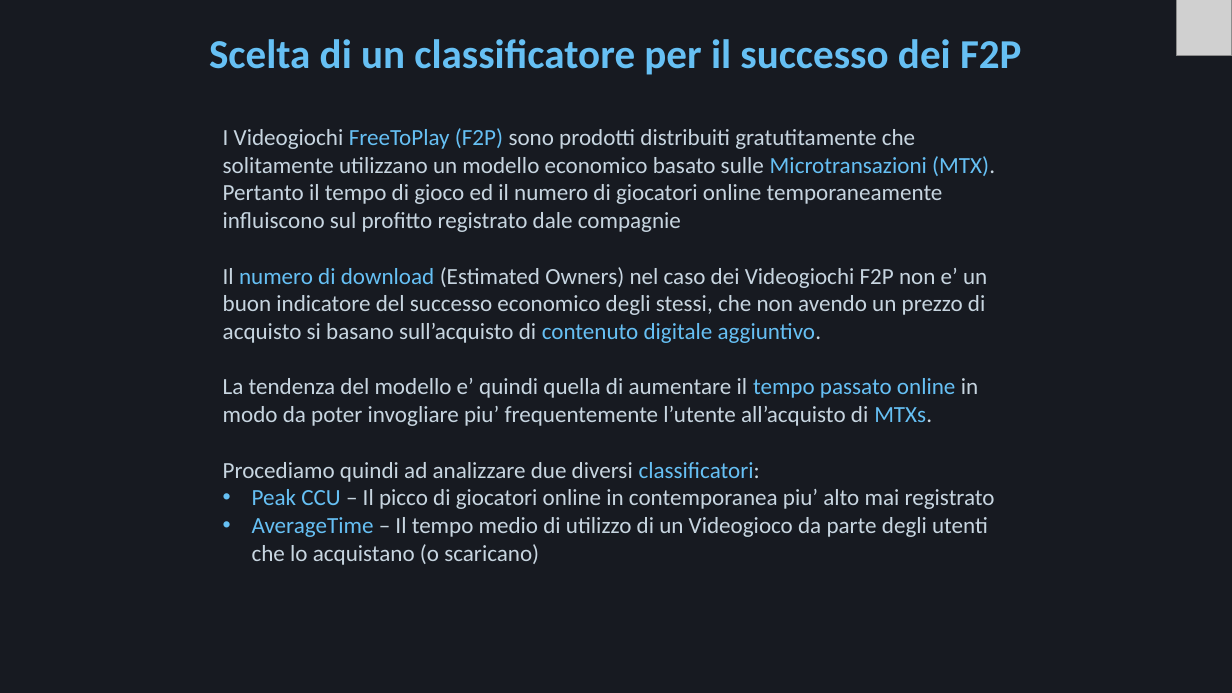
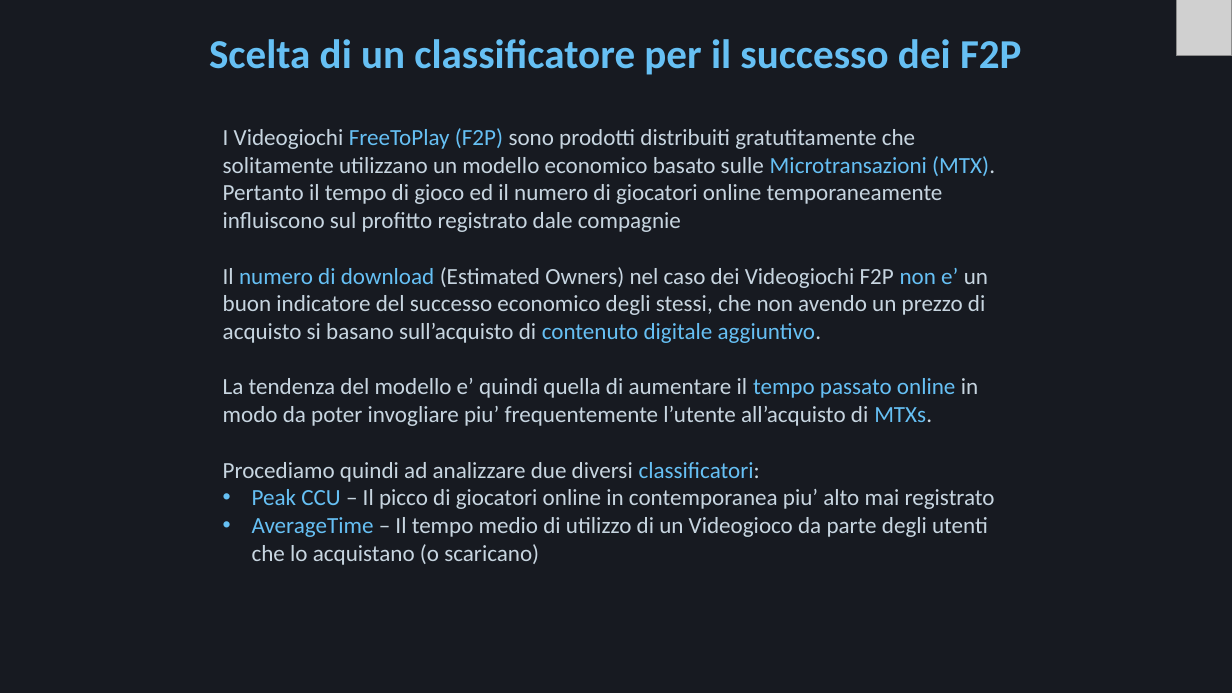
Before and after one commit to Mora11231/VisualizzazioneScientifica, a slide deck: slide 16 of Steam.pptx. Drawn at 1232x693 pixels with LibreOffice and Linux fonts; fonts in the diff are those of the drawing; grey boxes stand for pictures. Boxes give left, top, right and bottom in pixels: in the first picture for what was removed or moved away, otherwise in the second. Text is boxed around its words. In the diff, an @@ line names an element or a change of style, - is before the commit and + after.

```diff
--- a/Steam.pptx
+++ b/Steam.pptx
@@ text at [223,267,988,343]: text colour #C7D5E0 to #66C0F4 in "non e’" @@
```
Also in this commit, not shown: 12 other slides changed, 1 slide added, 1 slide removed, 4 other files.
